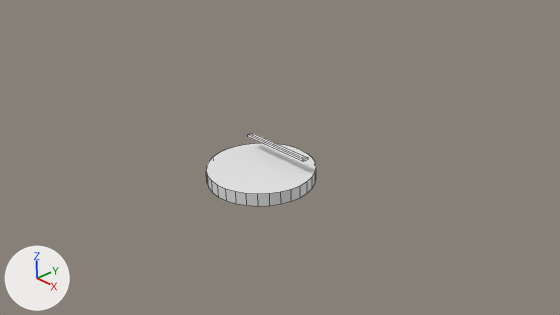
The Blender file Assets/Models/bed.blend as it was, and as the next commit left it.
Before and after are seen from the file's camera 'Camera'. Lighting does not change. The marker at lower left points along +X, +Y and +Z. Mesh edges are drawn as thin lines.
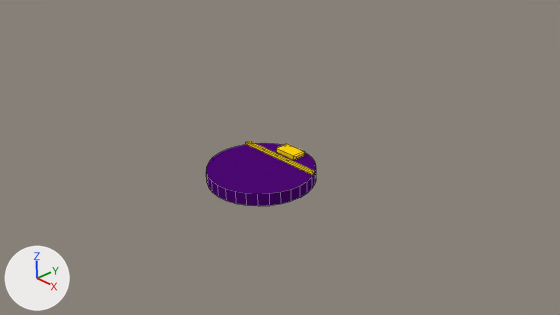
The change, as a list of edits to the scene's bpy script:
```text
Add mat_purple:
    mat_purple = diffuse_material('Purple')
    mat_purple.base_color = (0.0742, 0.00243, 0.178)  # dark purple #4d0875
Add mat_yellow:
    mat_yellow = diffuse_material('Yellow')
    mat_yellow.base_color = (1.0, 0.665, 0.00439)  # yellow #ffd50e
Change me_circle_001:
    used by ob_circle; location = (0.0, 0.0, 0.0)
    remove me_circle_001.from_pydata(...)  # 108 vertices, 75 faces; spans x -1.0..1.0, y -1.0..1.0, z 0.0..0.55
    add me_circle_001.from_pydata(...)  # 92 vertices, 57 faces; spans x -1.0..1.0, y -1.0..1.0, z 0.0..0.33
    me_circle_001 part 1: a new loose piece of 16 vertices spanning x -0.27..0.27, y 0.6..0.88, z 0.24..0.33, in mat_yellow (yellow #ffd50e)
    me_circle_001 part 2: the loose piece of 12 vertices spanning x -0.73..0.76, y 0.31..0.44, z 0.49..0.55 is deleted
    me_circle_001 part 3
    32 vertices are removed from x -1.0..1.0, y -1.0..1.0, z 0.0
    65 faces are deleted
    12 vertices are added at x -0.91..0.91, y 0.41..0.52, z 0.24..0.3
    33 new faces join them, mat_purple (dark purple #4d0875)
    10 new faces join them, mat_yellow (yellow #ffd50e)
    me_circle_001 part 4: 1 face spanning x -1.0..1.0, y -1.0..1.0, z 0.24 switches from no material to mat_purple (dark purple #4d0875)
    add me_circle_001.materials.append(mat_yellow)  # yellow #ffd50e
    add me_circle_001.materials.append(mat_purple)  # dark purple #4d0875
```

Pixel boxes (x1, y1, x2, y2) of what changed, in the pictures (560 x 315 px):
'Circle', reshaped (12% shorter)
    before: (206, 133, 316, 206)
    after: (206, 142, 316, 206)
part 1 of me_circle_001, added
    after: (276, 144, 305, 160)
part 2 of me_circle_001, deleted
    before: (248, 133, 308, 162)
part 3 of me_circle_001, cut back
    before: (206, 172, 316, 206)
    after: (206, 142, 316, 206)
part 4 of me_circle_001, recoloured (white to purple)
    both: (206, 143, 316, 194)
